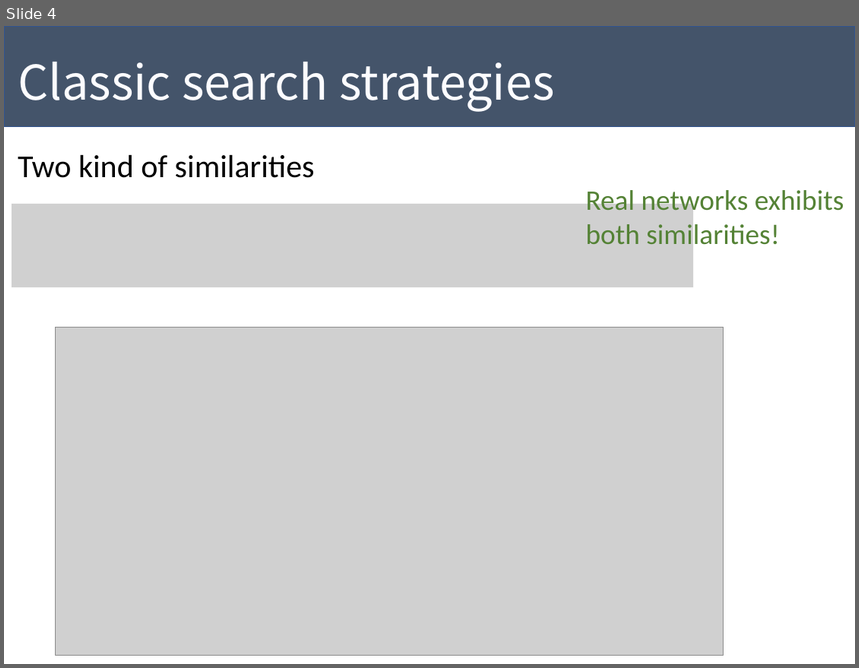
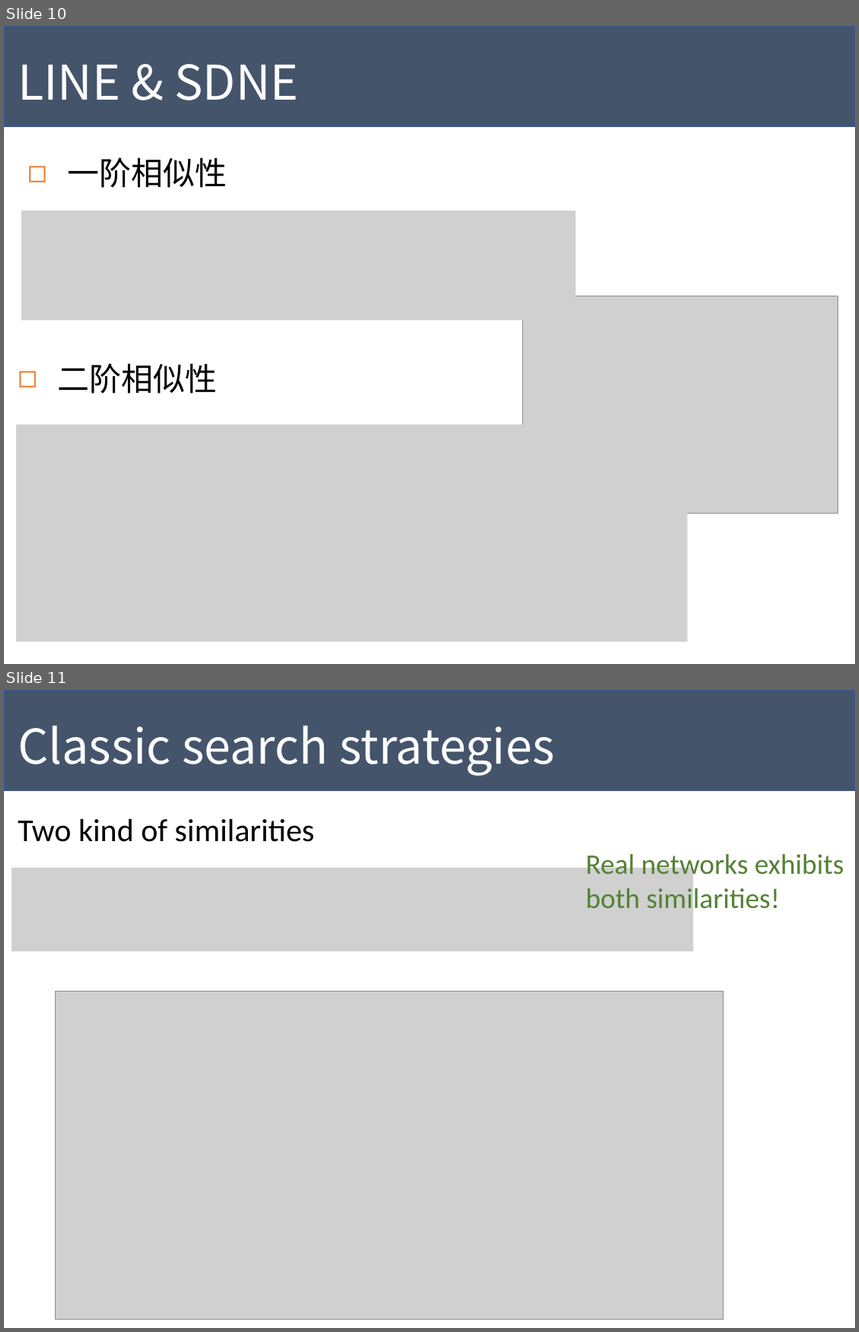
Before and after one commit to Tigerrr07/GNN-tiger, a slide deck: GE.pptx. Shown one above the other, each under a label of ours: slide 4 before the commit, slides 10 and 11 after it. The pictures are 859x668 and 859x1332 pixels, drawn with LibreOffice and Linux fonts; fonts in the diff are those of the drawing; grey boxes stand for pictures. Boxes give left, top, right and bottom in pixels: in the first picture for what was removed or moved away, otherwise in the second. Text is boxed around its words. In the diff, an @@ line names an element or a change of style, - is before the commit and + after.

```diff
--- a/GE.pptx
+++ b/GE.pptx
@@ slide 10 added at (4,26,855,664), background #FFFFFF @@
@@ rectangle added at (4,26,855,126), fill #44546A, outline #325491 1 pt @@
@@ text added at (18,64,299,100), 54 pt, text #FCFCFF @@
+LINE & SDNE
@@ text added at (67,157,227,188), 36 pt, text #000000 @@
+◻ 一阶相似性
@@ picture added at (21,211,576,321) @@
@@ picture added at (522,296,838,513) @@
@@ text added at (58,363,218,394), 36 pt, text #000000 @@
+◻ 二阶相似性
@@ picture added at (16,425,688,642) @@
@@ what was slide 4 is now slide 11 @@
```
Also in this commit, not shown: 1 slide changed, 8 other slides added, 2 slides removed, 2 other files.
